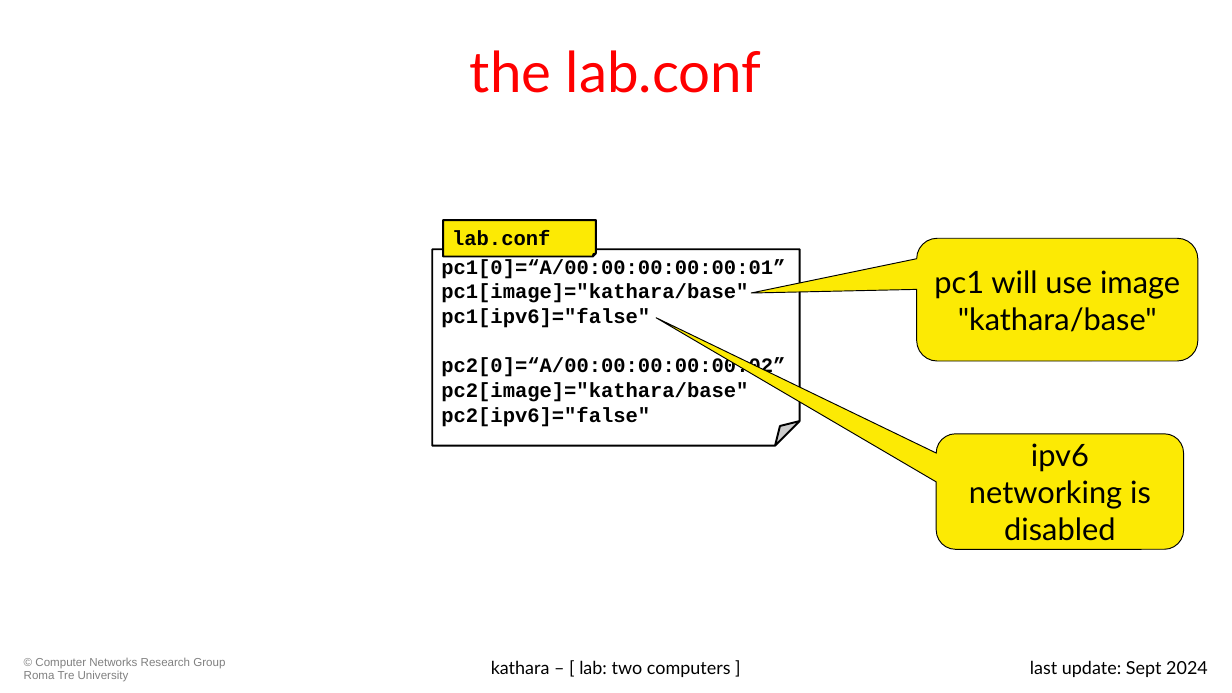
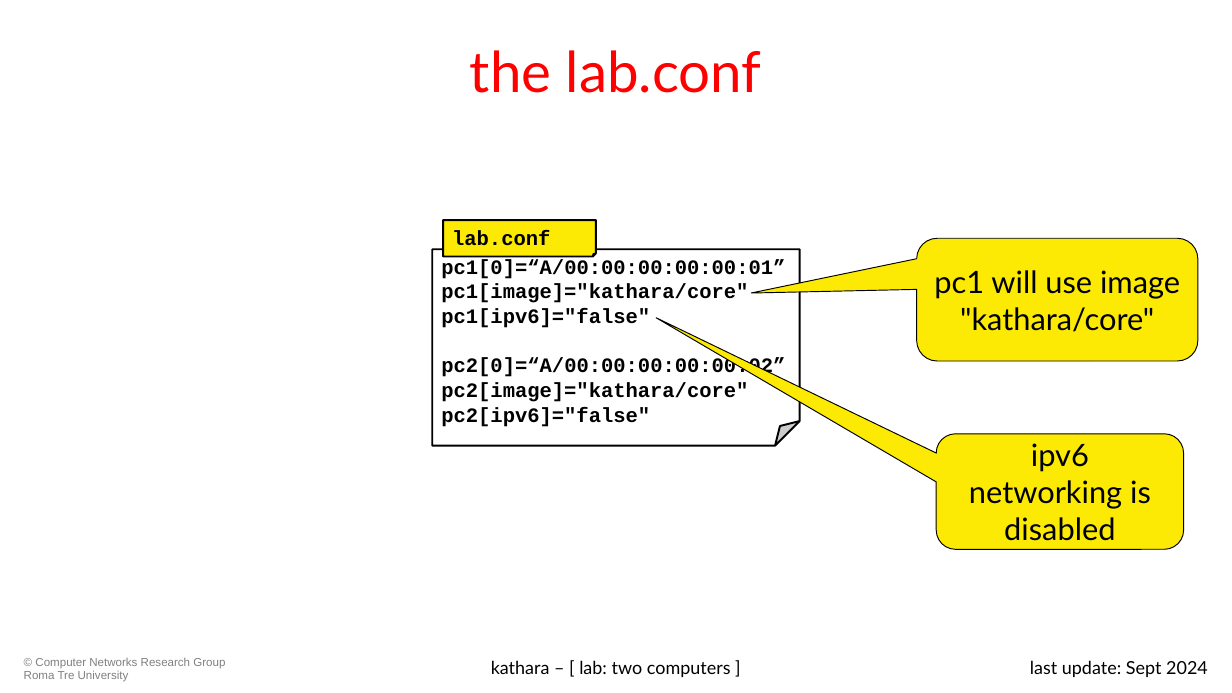
Before and after one commit to KatharaFramework/Kathara-Labs, a slide deck: slide 5 of main-labs/basic-topics/two-computers/0105-kathara-lab_two-computers.pptx. Drawn at 1232x693 pixels with LibreOffice and Linux fonts; fonts in the diff are those of the drawing; background and template pictures are left out. Boxes give left, top, right and bottom in pixels: in the first picture for what was removed or moved away, otherwise in the second. Text is boxed around its words. In the diff, an @@ line names an element or a change of style, - is before the commit and + after.

```diff
--- a/main-labs/basic-topics/two-computers/0105-kathara-lab_two-computers.pptx
+++ b/main-labs/basic-topics/two-computers/0105-kathara-lab_two-computers.pptx
@@ text in folded corner at <box>441,284,748,303</box>: text changed @@
-pc1[image]="kathara/base"
+pc1[image]="kathara/core"
@@ text in rounded speech box at <box>934,270,1180,332</box>: text changed @@
-pc1 will use image "kathara/base"
+pc1 will use image "kathara/core"
@@ text in folded corner at <box>441,382,748,402</box>: text changed @@
-pc2[image]="kathara/base"
+pc2[image]="kathara/core"
```
Also in this commit, not shown: 3 other slides changed, 3 other files.
